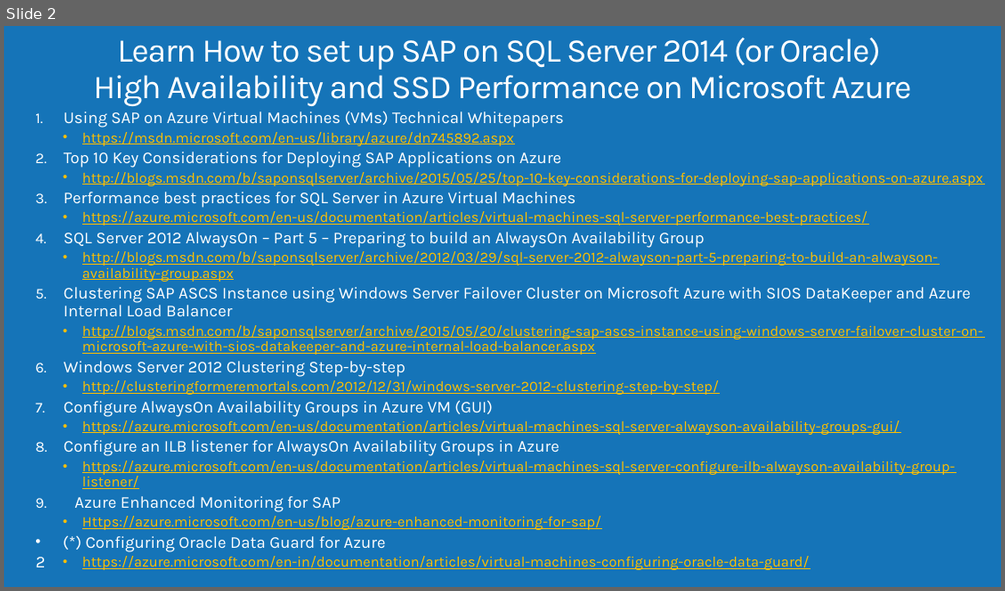
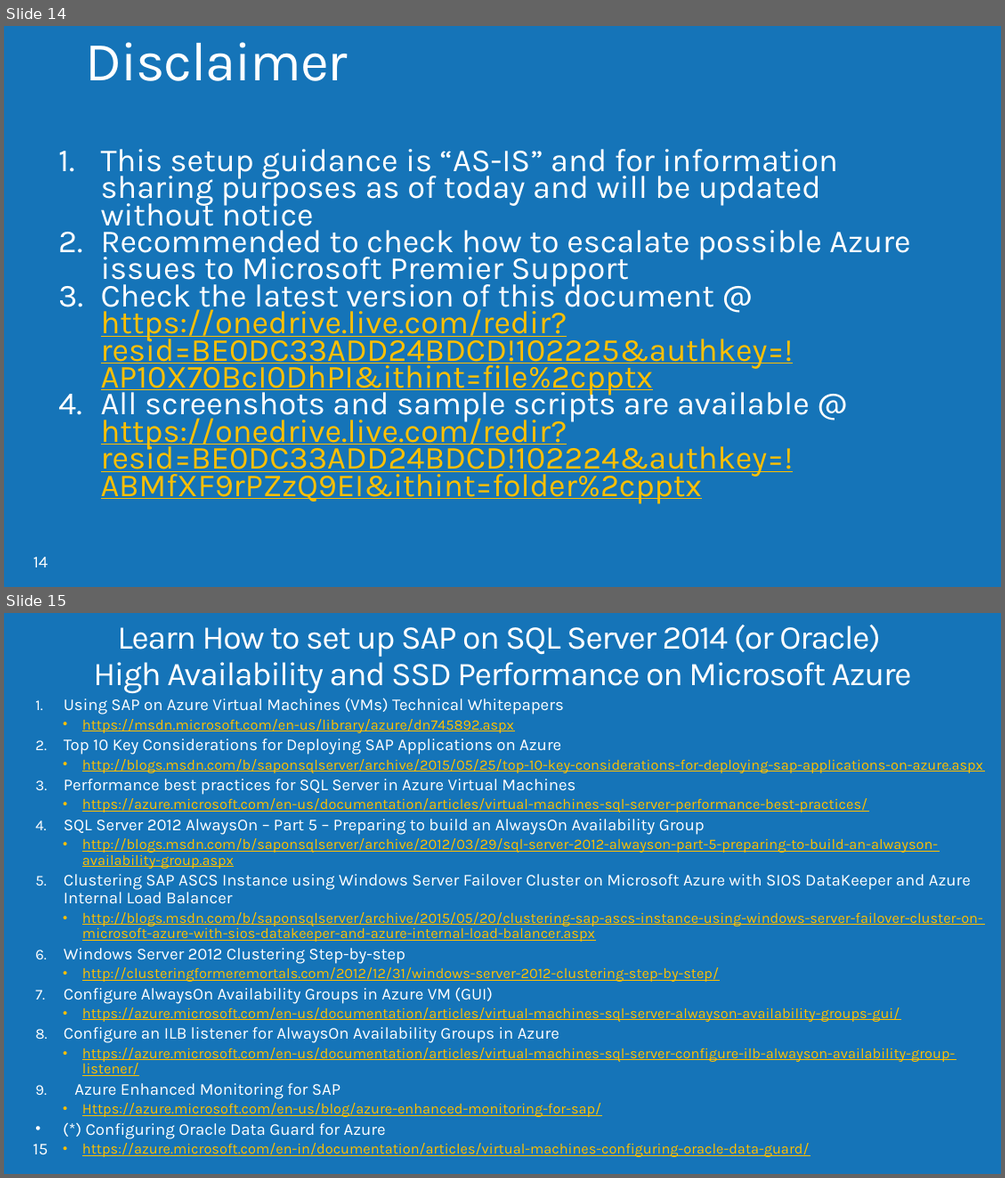
Before and after one commit to AzureCAT-GSI/SAP-on-Azure, a slide deck: SAP-on-Azure-Workshop-multi-day-/Presentations/Building SAP NetWeaver on SQL in Azure.pptx. Shown one above the other, each under a label of ours: slide 2 before the commit, slides 14 and 15 after it. The pictures are 1005x591 and 1005x1178 pixels, drawn with LibreOffice and Linux fonts; fonts in the diff are those of the drawing; background and template pictures are left out. Boxes give left, top, right and bottom in pixels: in the first picture for what was removed or moved away, otherwise in the second. Text is boxed around its words. In the diff, an @@ line names an element or a change of style, - is before the commit and + after.

```diff
--- a/SAP-on-Azure-Workshop-multi-day-/Presentations/Building SAP NetWeaver on SQL in Azure.pptx
+++ b/SAP-on-Azure-Workshop-multi-day-/Presentations/Building SAP NetWeaver on SQL in Azure.pptx
@@ slide 14 added at bbox=[4, 26, 1001, 587], background #1574B8; not listed: 1 template element that a slide beside it also shows @@
@@ title added at bbox=[86, 42, 348, 81], 52.9 pt, text #FFFFFF @@
+Disclaimer
@@ text added at bbox=[101, 149, 910, 504], 31 pt, text #FFFFFF @@
+1. This setup guidance is “AS-IS” and for information sharing purposes as of today and will be updated without notice
+2. Recommended to check how to escalate possible Azure issues to Microsoft Premier Support
+3. Check the latest version of this document @ https://onedrive.live.com/redir?resid=BE0DC33ADD24BDCD!102225&authkey=!AP10X70BcI0DhPI&ithint=file%2cpptx
+4. All screenshots and sample scripts are available @ https://onedrive.live.com/redir?resid=BE0DC33ADD24BDCD!102224&authkey=!ABMfXF9rPZzQ9EI&ithint=folder%2cpptx
@@ what was slide 2 is now slide 15 @@
@@ page number at bbox=[33, 1143, 48, 1154]: text changed @@
-2
+15
```
Also in this commit, not shown: 6 slides changed, 12 other slides added.
